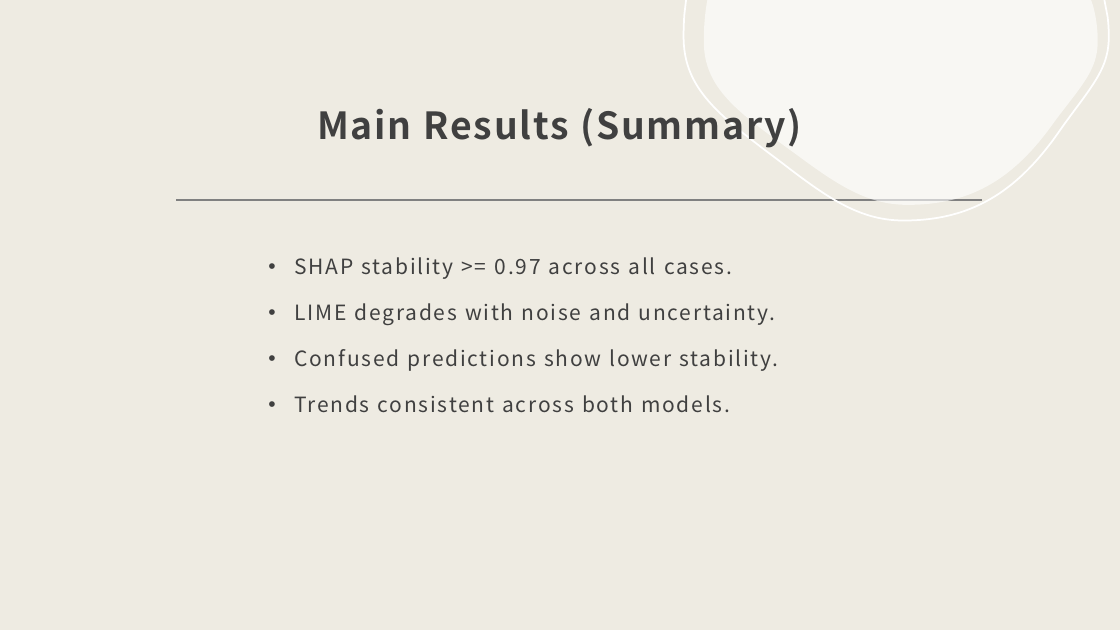
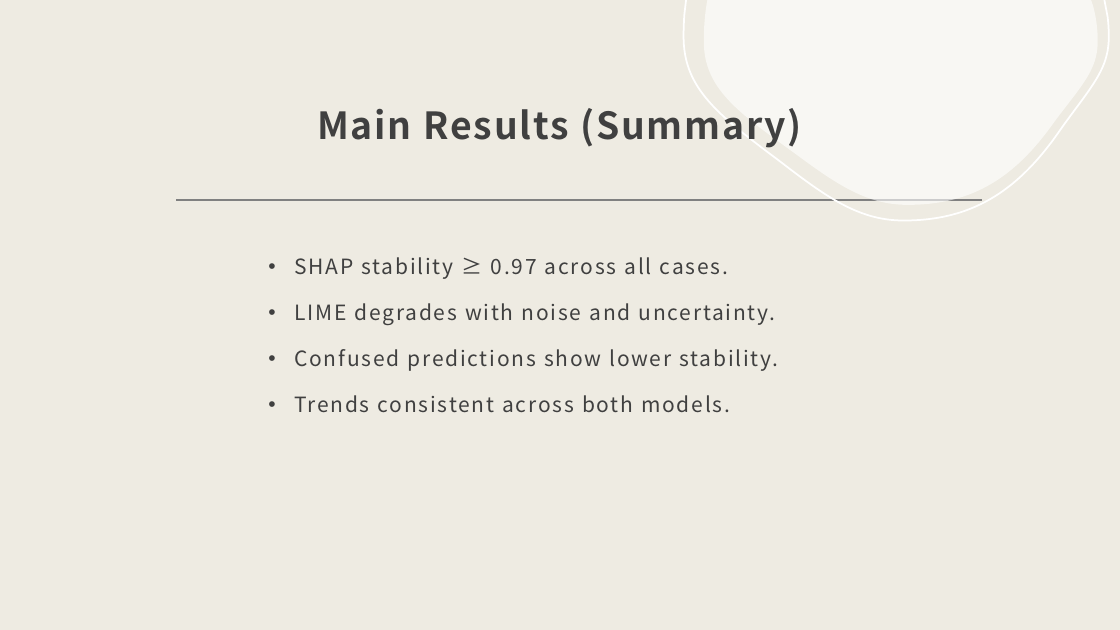
Before and after one commit to Sau-rabh-45/Research, a slide deck: slide 7 of Crop_Recommendation_System-main/Paper/Paper ppt.pptx. Drawn at 1120x630 pixels with LibreOffice and Linux fonts; fonts in the diff are those of the drawing; background and template pictures are left out. Boxes give left, top, right and bottom in pixels: in the first picture for what was removed or moved away, otherwise in the second. Text is boxed around its words. In the diff, an @@ line names an element or a change of style, - is before the commit and + after.

Commit message:
PPT

```diff
--- a/Crop_Recommendation_System-main/Paper/Paper ppt.pptx
+++ b/Crop_Recommendation_System-main/Paper/Paper ppt.pptx
@@ text at box(294, 257, 728, 279): text changed @@
-• SHAP stability >= 0.97 across all cases.
+• SHAP stability ≥ 0.97 across all cases.
```
Also in this commit, not shown: 1 other slide changed.
